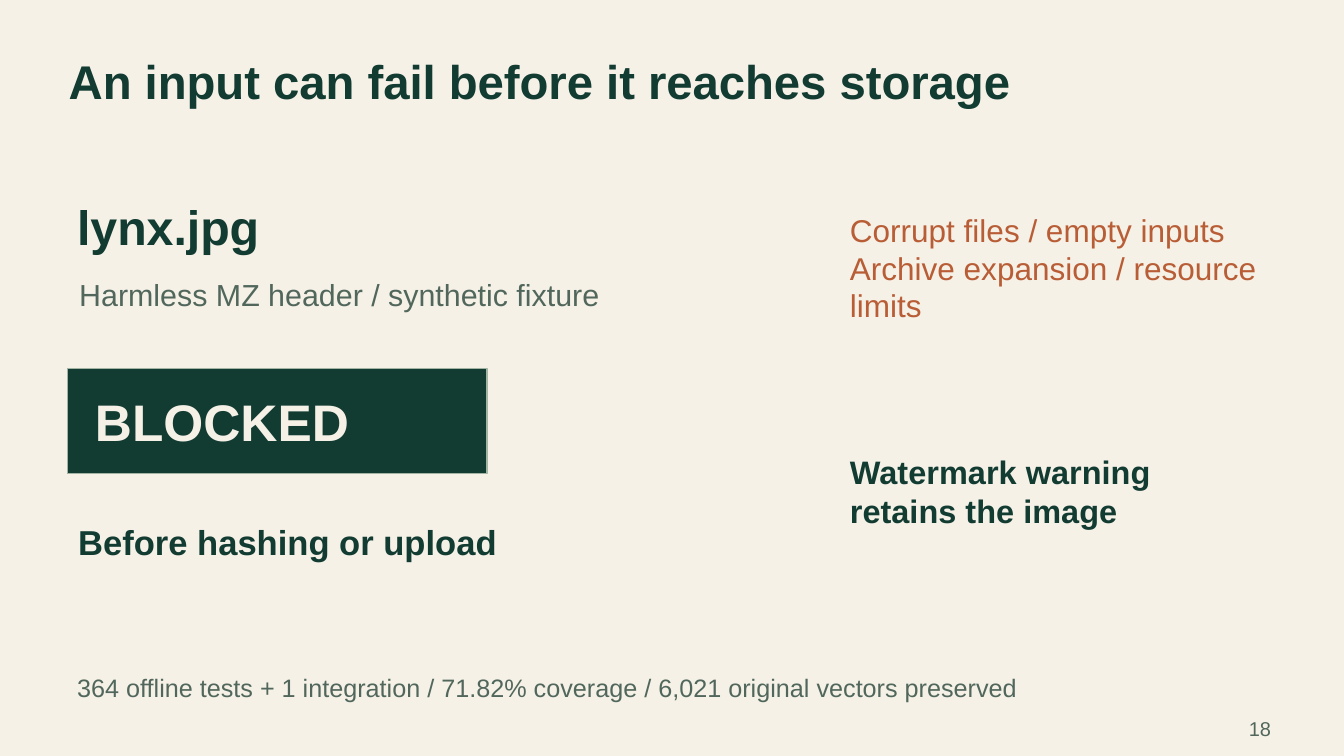
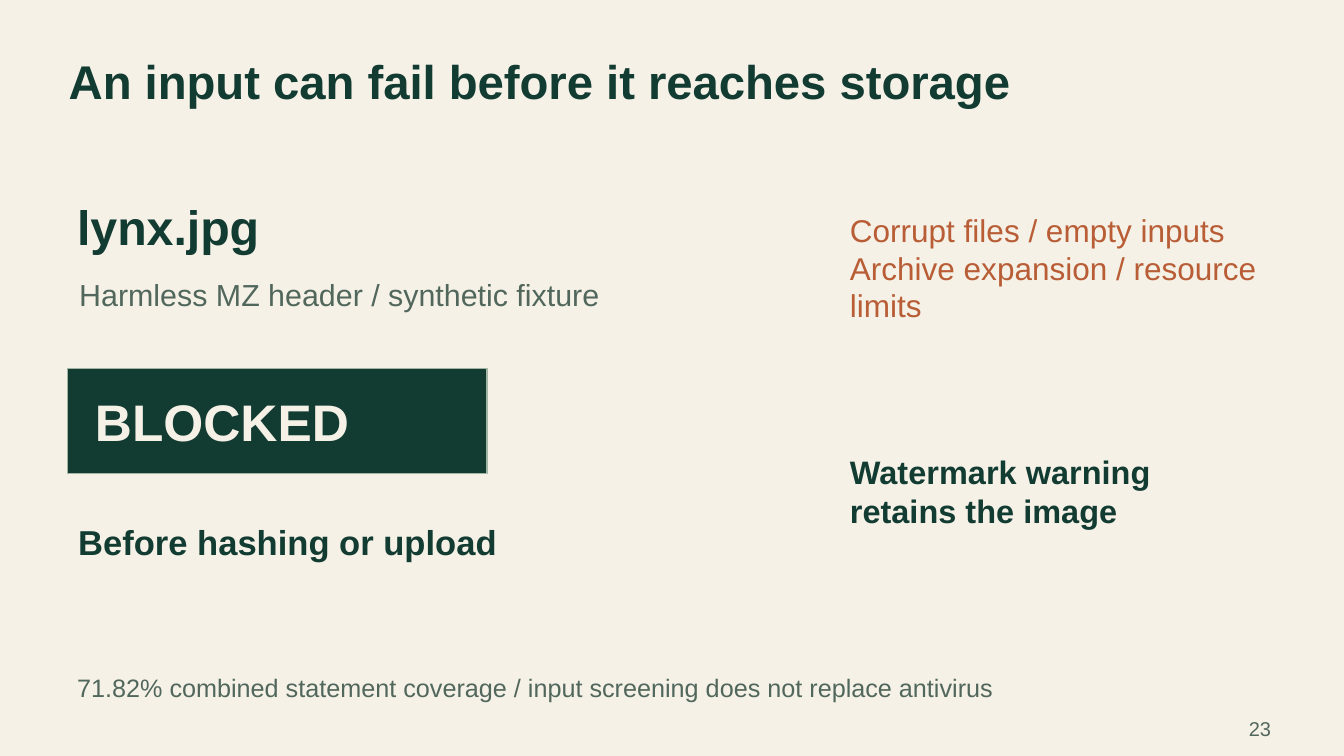
Before and after one commit to SambhavMayani/ADSBDB, a slide deck: slide 23 of docs/presentation/EcoSentinel_presentation.pptx (slide 18 before the commit). Drawn at 1344x756 pixels with LibreOffice and Linux fonts; fonts in the diff are those of the drawing. Boxes give left, top, right and bottom in pixels: in the first picture for what was removed or moved away, otherwise in the second. Text is boxed around its words. In the diff, an @@ line names an element or a change of style, - is before the commit and + after.

```diff
--- a/docs/presentation/EcoSentinel_presentation.pptx
+++ b/docs/presentation/EcoSentinel_presentation.pptx
@@ text at bbox=[77, 678, 993, 702]: text changed @@
-364 offline tests + 1 integration / 71.82% coverage / 6,021 original vectors preserved
+71.82% combined statement coverage / input screening does not replace antivirus
@@ text at bbox=[1249, 722, 1271, 736]: text changed @@
-18
+23
```
Also in this commit, not shown: 15 other slides changed, 7 slides added, 2 slides removed, 14 other files.
